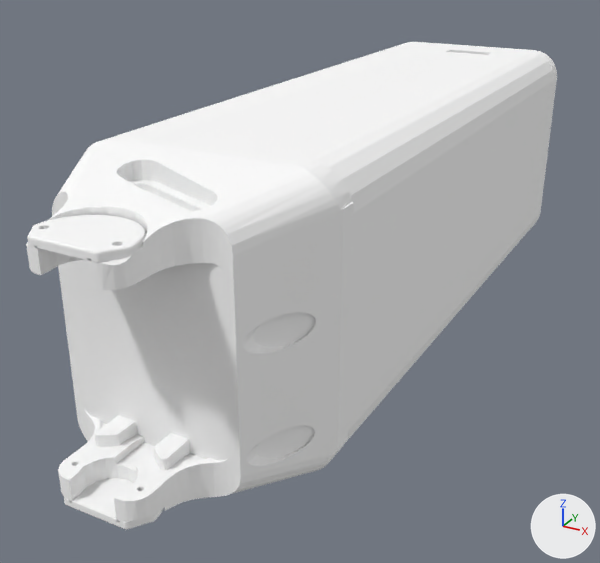
One commit to the OBJ model hands/l30/meshes/visual/lh_hand_base_link_vis.obj: the scene before it, then after it.
The view is the same before and after, from a 50 mm camera at (0.106, -0.337, 0.085) aimed at (-0.008, -0.13, -0.018). Lighting does not change. The marker at lower right points along +X, +Y and +Z. The first picture is the older version. Where no turn or scale is listed for an object, it has been applied to the vertices.

Names of what the first picture shows: 'lh_hand_base_link'.
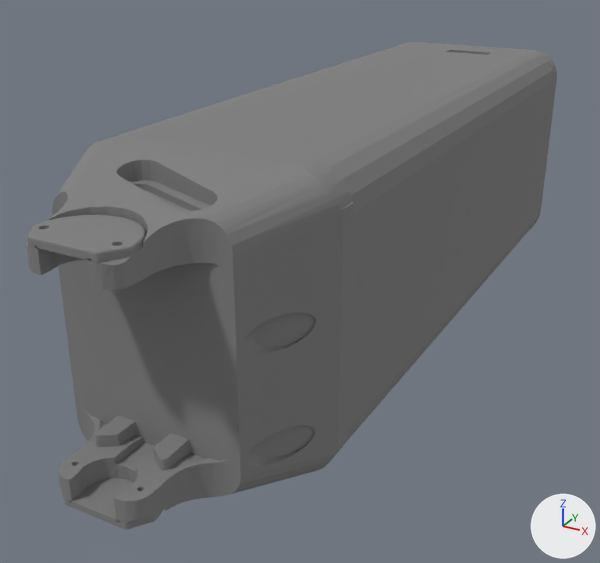
What differs and where, as boxes [x1, y1, x2, y2] in the pictures (600 x 563 px):
```json
{"object": "lh_hand_base_link", "change": "surface changed", "before": [26, 42, 557, 530], "after": [26, 42, 557, 530], "on screen": "white to grey"}
```

The change, as JSON lines over the scene's bpy script:
```json
{"op": "add", "block": "img_l30_palette_png", "code": ["img_l30_palette_png = load_image('l30_palette.png', 'l30_palette.png', 16, 16, 'sRGB')"]}
{"op": "set", "path": "mat_lh_hand_base_link.texture", "old": "img_palette_png", "new": "img_l30_palette_png"}
{"block": "me_lh_hand_base_link", "where": "me_lh_hand_base_link.from_pydata(...)  # 4634 vertices, 9346 faces; spans x -0.035..0.035, y -0.235..0.0, z -0.038..0.038"}
{"block": "me_lh_hand_base_link", "where": "# used by ob_lh_hand_base_link; location = (0.0, 0.0, 0.0)"}
{"block": "me_lh_hand_base_link", "change": "me_lh_hand_base_link part 1: texture (UV) coordinates of 9346 of 9346 faces, centred in x -0.035..0.035, y -0.235..0.0, z -0.038..0.038, changed; they spanned u 0.25..0.25, v 0.5..0.5 and now span u 0.5..0.5, v 0.5..0.5"}
```
